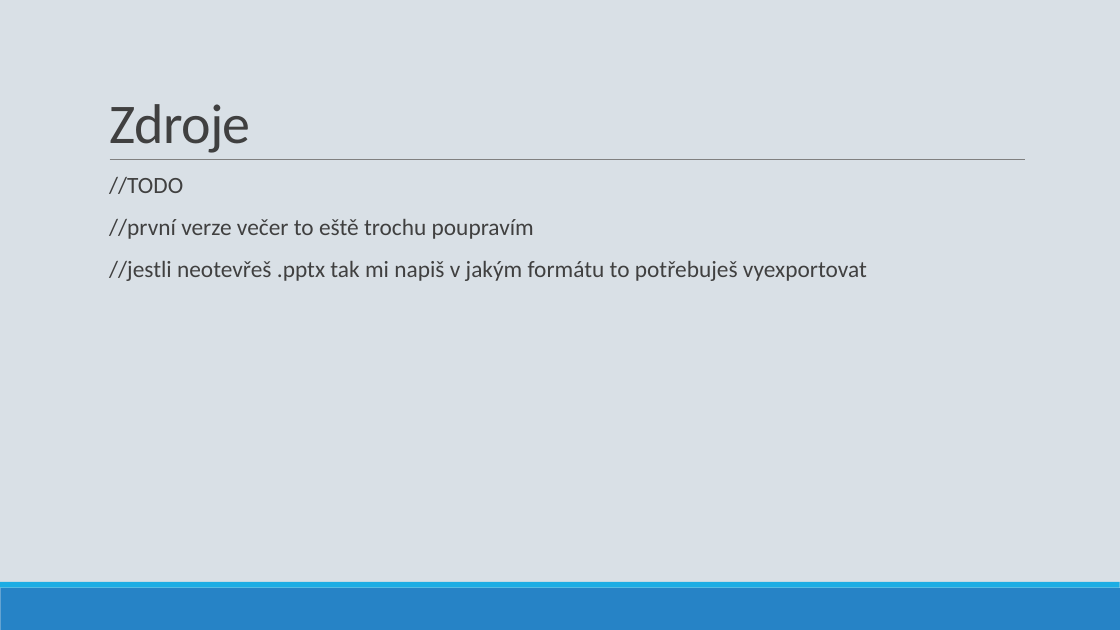
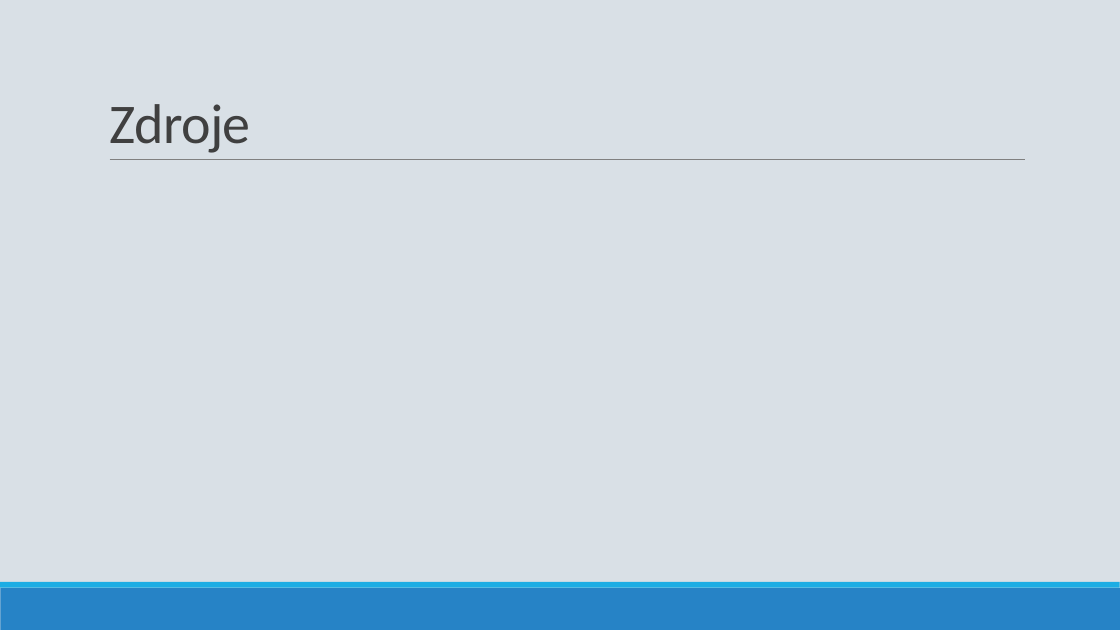
Before and after one commit to ldrahnik/ial_project_2019_2020, a slide deck: slide 10 of defense/presentation.pptx. Drawn at 1120x630 pixels with LibreOffice and Linux fonts; fonts in the diff are those of the drawing. Boxes give left, top, right and bottom in pixels: in the first picture for what was removed or moved away, otherwise in the second. Text is boxed around its words. In the diff, an @@ line names an element or a change of style, - is before the commit and + after.

```diff
--- a/defense/presentation.pptx
+++ b/defense/presentation.pptx
@@ text removed at box(109, 177, 867, 281) @@
-  //TODO
-  //první verze večer to eště trochu poupravím
-  //jestli neotevřeš .pptx tak mi napiš v jakým formátu to potřebuješ vyexportovat
```
Also in this commit, not shown: 6 other slides changed, 1 slide added, 1 slide removed.
